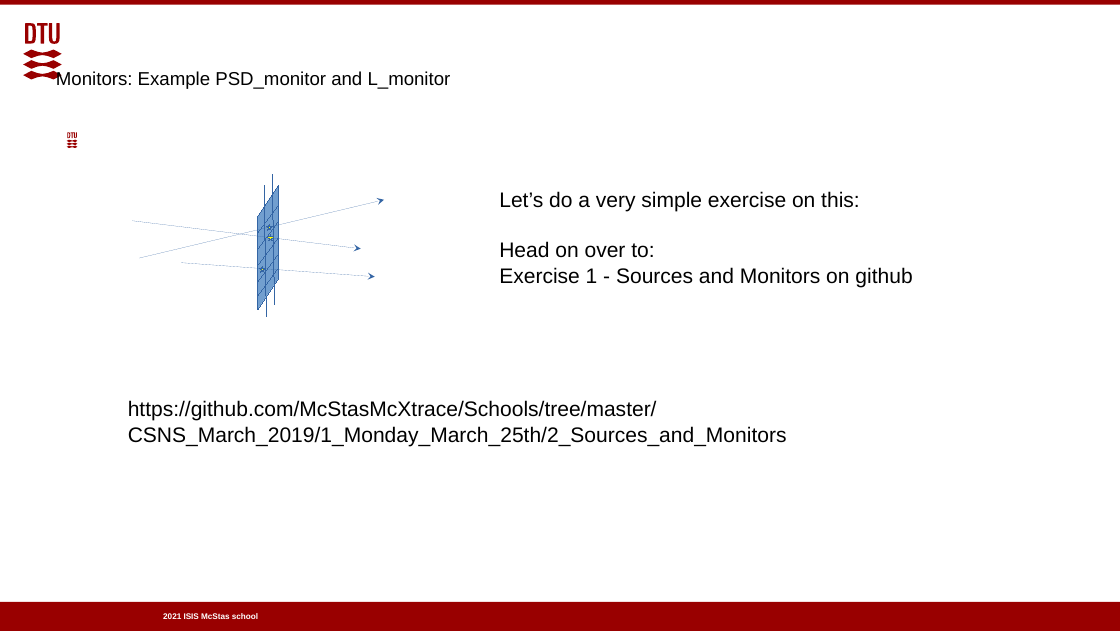
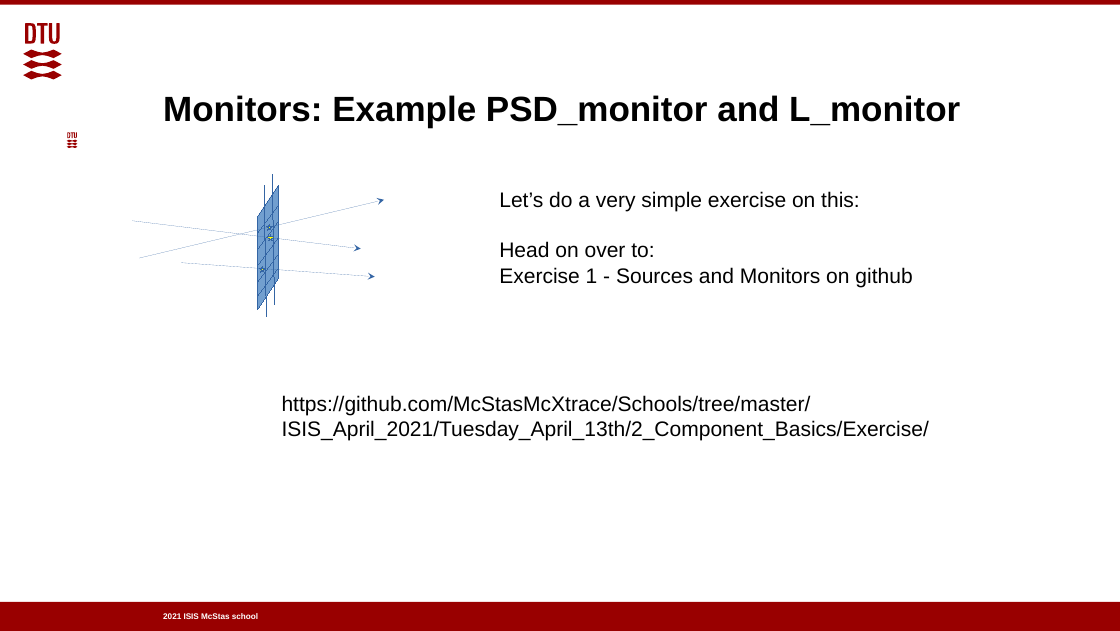
Before and after one commit to McStasMcXtrace/Schools, a slide deck: slide 16 of ISIS_April_2021/Tuesday_April_13th/2_Component_basics/2_Sources_and_Monitors.odp. Drawn at 1120x631 pixels with LibreOffice and Linux fonts; fonts in the diff are those of the drawing; background and template pictures are left out. Boxes give left, top, right and bottom in pixels: in the first picture for what was removed or moved away, otherwise in the second. Text is boxed around its words. In the diff, an @@ line names an element or a change of style, - is before the commit and + after.

```diff
--- a/ISIS_April_2021/Tuesday_April_13th/2_Component_basics/2_Sources_and_Monitors.odp
+++ b/ISIS_April_2021/Tuesday_April_13th/2_Component_basics/2_Sources_and_Monitors.odp
@@ title "Monitors: Example PSD_monitor and L_monitor": place and size @@
-title "Monitors: Example PSD_monitor and L_monitor" at (56, 71, 451, 89)
+title "Monitors: Example PSD_monitor and L_monitor" at (163, 95, 960, 128)
@@ title "Monitors: Example PSD_monitor and L_monitor" at (163, 95, 960, 128): size 16 to 30 pt, bold on; vertical alignment middle to bottom @@
@@ text at (282, 395, 929, 441): text changed @@
-https://github.com/McStasMcXtrace/Schools/tree/master/CSNS_March_2019/1_Monday_March_25th/2_Sources_and_Monitors
+https://github.com/McStasMcXtrace/Schools/tree/master/ISIS_April_2021/Tuesday_April_13th/2_Component_Basics/Exercise/
```
Also in this commit, not shown: 4 other slides changed, 1 other file.
